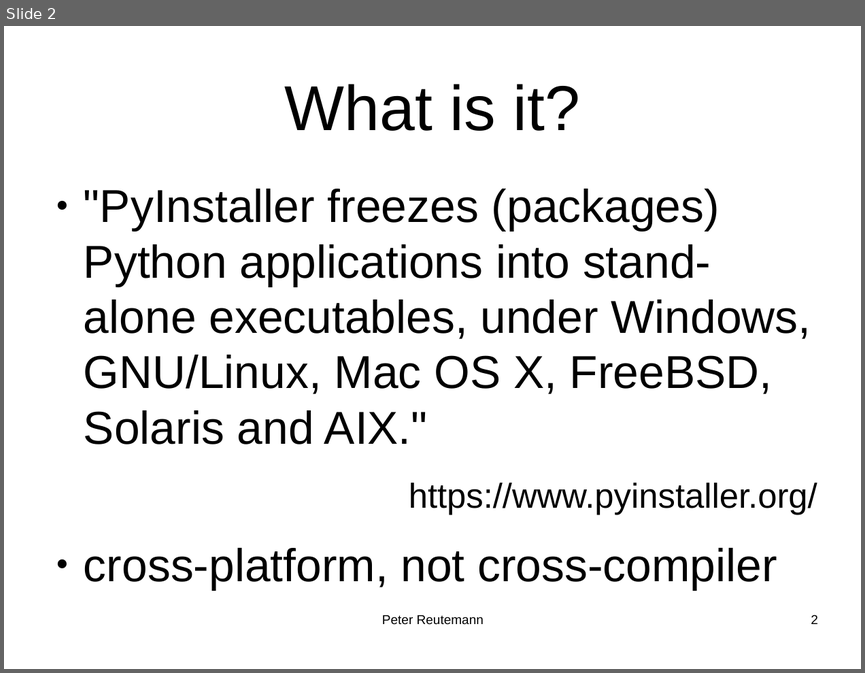
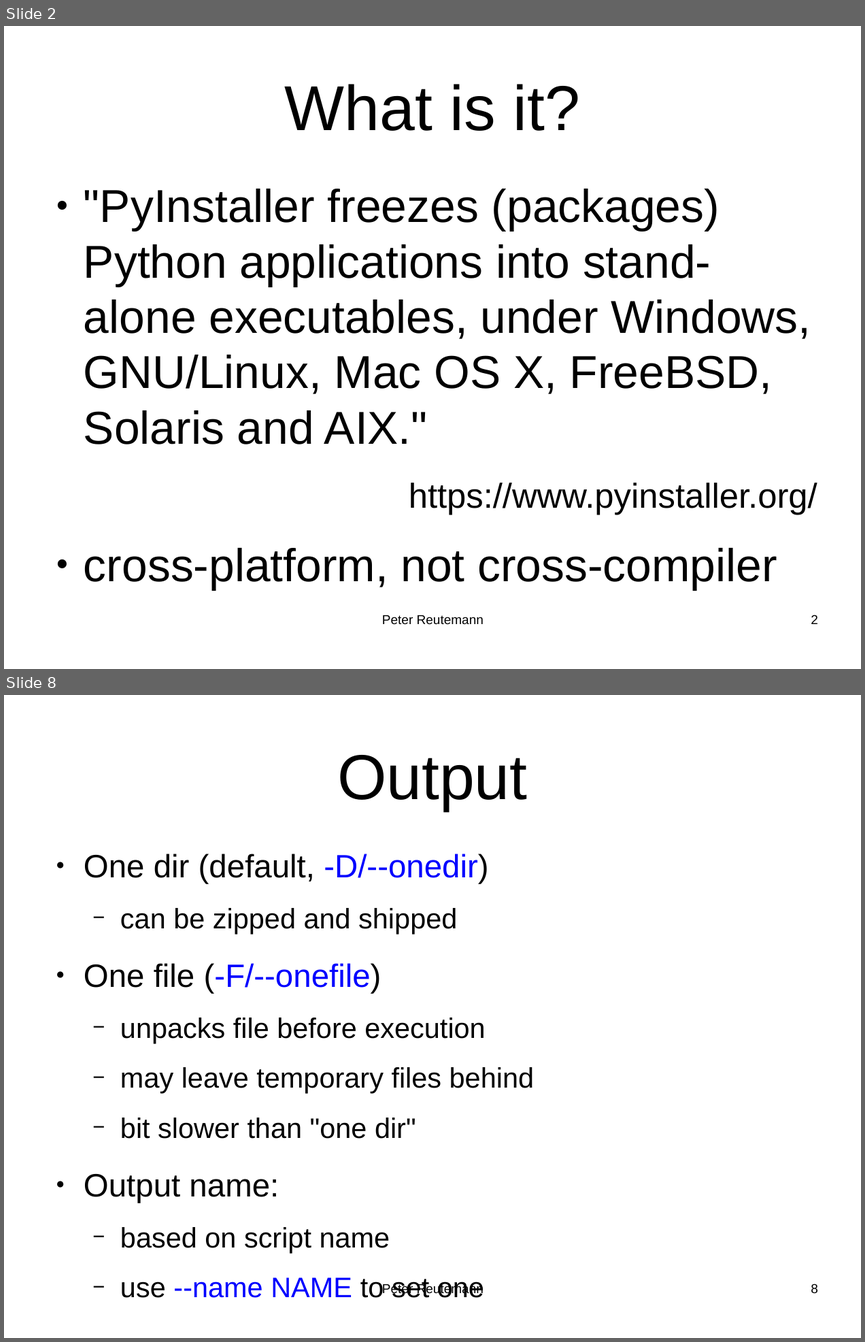
Before and after one commit to HamPUG/meetings, a slide deck: 2021/2021-12-13/pyinstaller.odp. Shown one above the other, each under a label of ours: slide 2 before the commit, slides 2 and 8 after it; the slides between them are not shown. The pictures are 865x673 and 865x1342 pixels, drawn with LibreOffice and Linux fonts; fonts in the diff are those of the drawing. Boxes give left, top, right and bottom in pixels: in the first picture for what was removed or moved away, otherwise in the second. Text is boxed around its words. In the diff, an @@ line names an element or a change of style, - is before the commit and + after.

```diff
--- a/2021/2021-12-13/pyinstaller.odp
+++ b/2021/2021-12-13/pyinstaller.odp
@@ slide 8 added at (x1=4, y1=695, x2=861, y2=1338), background #FFFFFF @@
@@ title added at (x1=337, y1=755, x2=527, y2=811), 58.7 pt, text #000000 @@
+Output
@@ text added at (x1=84, y1=853, x2=534, y2=1297), 26.1 pt, text #000000 @@
+● One dir (default, -D/--onedir)
+  − can be zipped and shipped
+● One file (-F/--onefile)
+  − unpacks file before execution
+  − may leave temporary files behind
+  − bit slower than "one dir"
+● Output name:
+  − based on script name
+  − use --name NAME to set one
@@ text added at (x1=382, y1=1283, x2=483, y2=1296), 12 pt, text #000000 @@
+Peter Reutemann
@@ page number added at (x1=810, y1=1283, x2=818, y2=1293), 12 pt, text #000000 @@
+8
```
Also in this commit, not shown: 4 slides changed, 2 other slides added, 12 other files.
